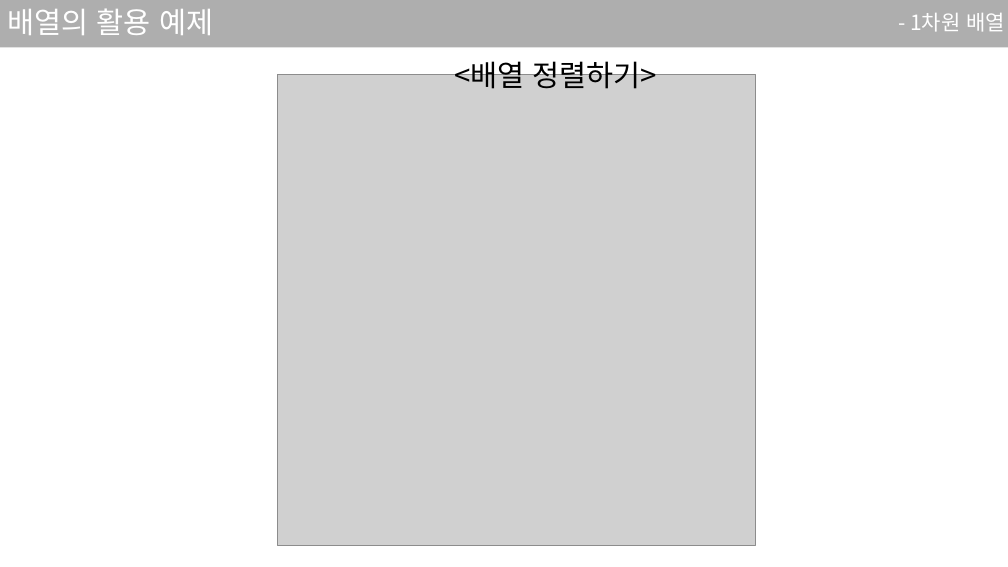
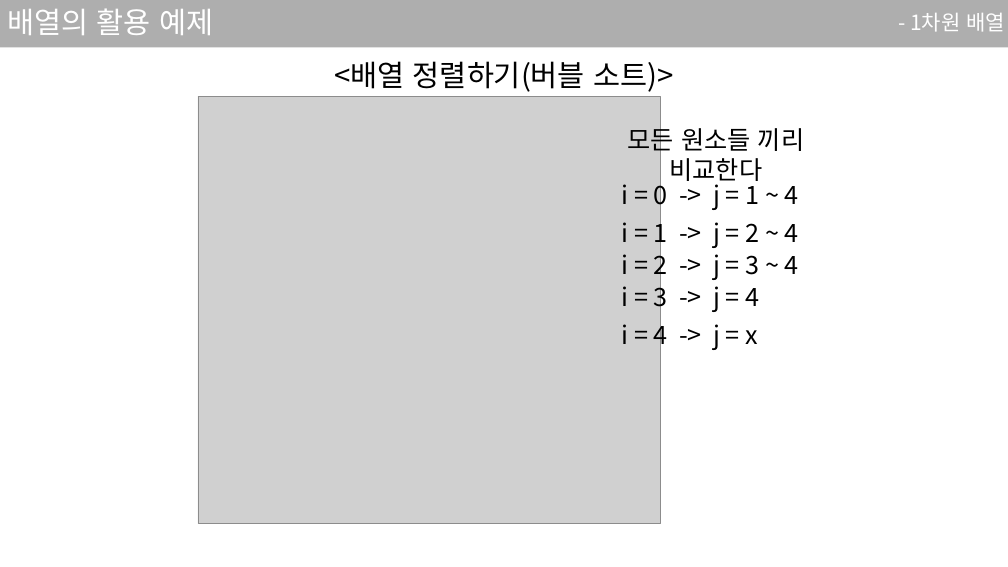
Before and after one commit to sjsjsj1246/EC_C_Language_Study, a slide deck: slide 29 of ppt/3강.pptx (slide 22 before the commit). Drawn at 1008x567 pixels with LibreOffice and Linux fonts; fonts in the diff are those of the drawing; grey boxes stand for pictures. Boxes give left, top, right and bottom in pixels: in the first picture for what was removed or moved away, otherwise in the second. Text is boxed around its words. In the diff, an @@ line names an element or a change of style, - is before the commit and + after.

```diff
--- a/ppt/3강.pptx
+++ b/ppt/3강.pptx
@@ text at [334,61,673,92]: text changed @@
-<배열 정렬하기>
+<배열 정렬하기(버블 소트)>
@@ picture: place and size @@
-picture at [278,74,755,545]
+picture at [198,96,661,524]
@@ text added at [628,123,804,187], 24 pt, text #000000 @@
+모든 원소들 끼리 비교한다
@@ text added at [622,178,799,211], 24 pt, text #000000 @@
+i = 0 -> j = 1 ~ 4
@@ text added at [622,216,799,249], 24 pt, text #000000 @@
+i = 1 -> j = 2 ~ 4
@@ text added at [622,248,799,281], 24 pt, text #000000 @@
+i = 2 -> j = 3 ~ 4
@@ text added at [622,281,759,314], 24 pt, text #000000 @@
+i = 3 -> j = 4
@@ text added at [622,318,758,351], 24 pt, text #000000 @@
+i = 4 -> j = x
```
Also in this commit, not shown: 8 other slides changed, 16 slides added, 2 slides removed, 2 other files.
